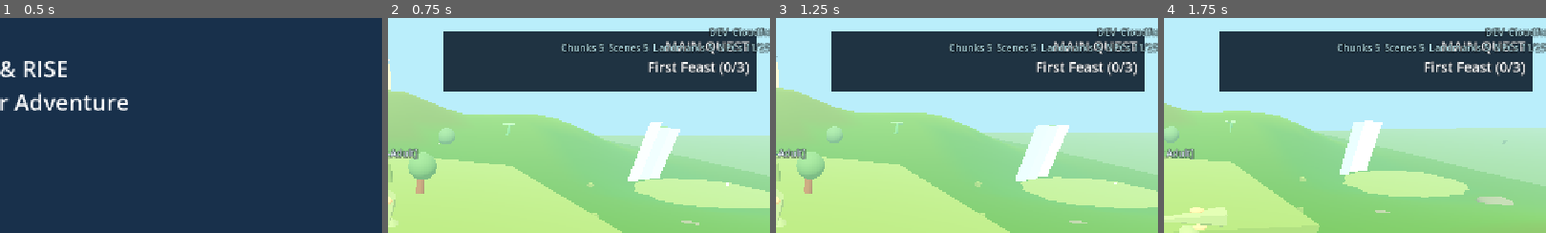
Above: before the commit, frames 1-4 (left to right).
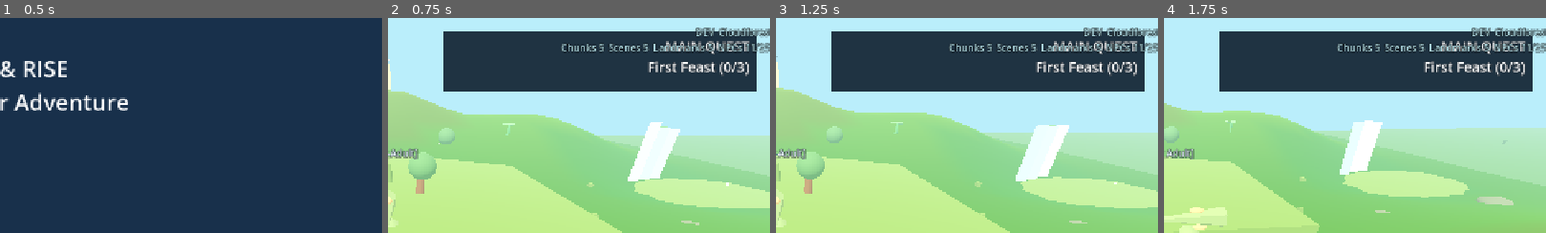
Above: after the commit, the same moments.

Repository: mschalle/Dino-Game
Game: Godot game, scene res://Main.tscn
Same seed, same stepped clock (60 frames per second), same inputs: the game is played once before the commit and once after it.
Inputs (mouse positions are % of the whole screen's width and height, from its top left):
- Up to frame 1 (0.5 s): no input
- Up to frame 2 (0.75 s): click "Play Adventure" at 0.5 s
- Up to frame 3 (1.25 s): no input
- Up to frame 4 (1.75 s): tap Enter (ui_accept) at 1.25, 1.52 s; move the mouse to (72, 45) at 1.27 s; hold D (move_right) from 1.28 s (still down); tap Space (dash) at 1.35 s; click (72, 45) at 1.42 s
The pictures show only the part of the screen within x 50-100%, y 0-50%; the shares and areas given below are measured in that part.

Frame 1 is identical in both runs. In frame 2, 0.5% of the frame differs, in the area x 80-100%, y 4-10%; in frame 3, 0.5%; in frame 4, 0.5%.

Commit message:
Show active biome count in HUD

Diff:
--- a/game_hud.gd
+++ b/game_hud.gd
@@ -120,7 +120,7 @@
 	var average_frame_ms := _average_frame_ms()
 	var performance_warning := "  SLOW" if average_frame_ms > 20.0 else ""
 	var biome_text := format_active_biomes(metrics.get("active_biomes", []))
-	diagnostics_label.text = "DEV  %s\nChunks %d  Scenes %d  Landmarks %d  NPCs %d/25  Budget %.0f%%  %.1fms%s" % [biome_text, int(metrics.get("active_chunks", 0)),  …(193 unchanged characters)…
+	diagnostics_label.text = "DEV  %s (%d)\nChunks %d  Scenes %d  Landmarks %d  NPCs %d/25  Budget %.0f%%  %.1fms%s" % [biome_text, int(metrics.get("active_biome_count", 0)), int(metrics.get("active_chunks", 0)),  …(193 unchanged characters)…
 	diagnostics_label.modulate = Color("#ffcf70") if npc_count >= 20 or average_frame_ms > 20.0 else Color("#b8e6ef")
 
 func format_active_biomes(raw_biomes: Variant) -> String:
Not shown, changed: PROJECT_PLAN.md
